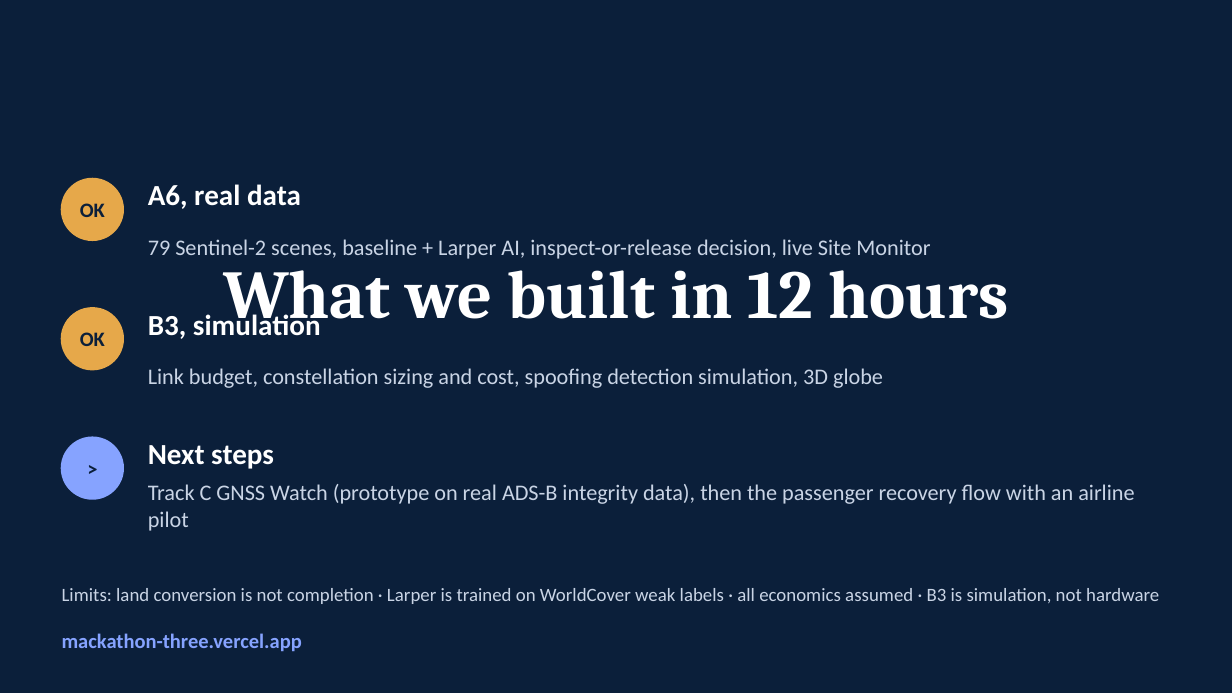
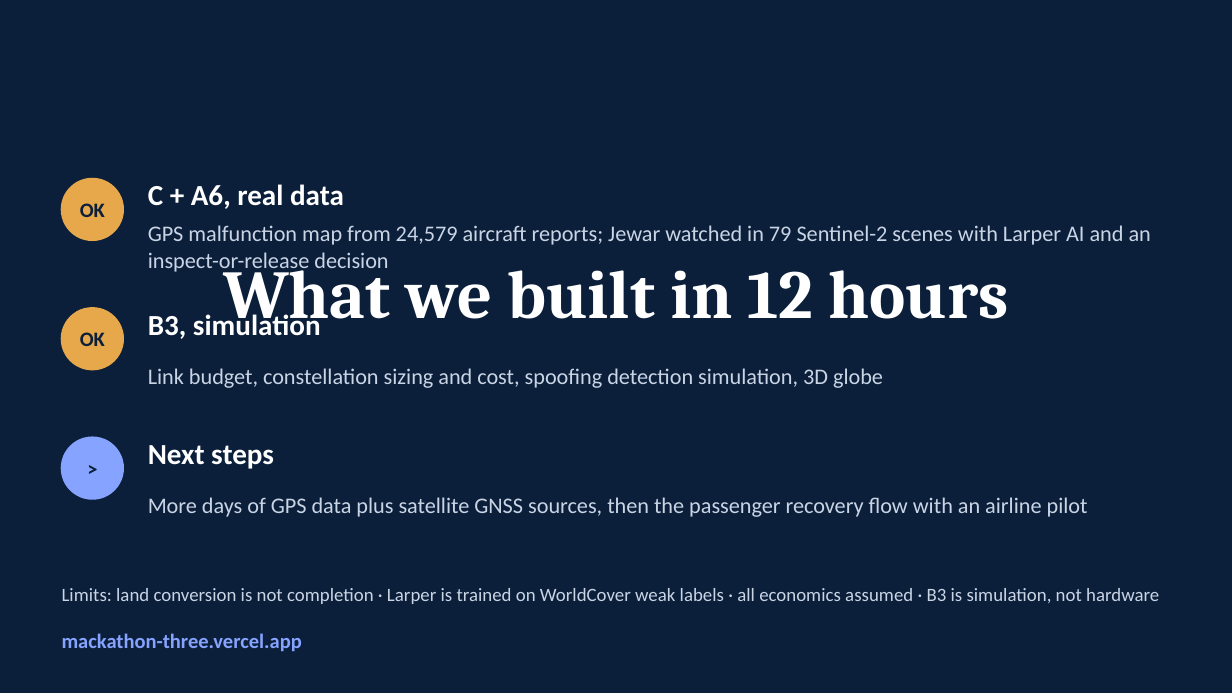
Before and after one commit to rehancodes-web/Mack.1, a slide deck: slide 8 of pitch/NavContinuity_MachAThon.pptx. Drawn at 1232x693 pixels with LibreOffice and Linux fonts; fonts in the diff are those of the drawing. Boxes give left, top, right and bottom in pixels: in the first picture for what was removed or moved away, otherwise in the second. Text is boxed around its words. In the diff, an @@ line names an element or a change of style, - is before the commit and + after.

```diff
--- a/pitch/NavContinuity_MachAThon.pptx
+++ b/pitch/NavContinuity_MachAThon.pptx
@@ text at [148,184,344,209]: text changed @@
-A6, real data
+C + A6, real data
@@ text at [148,225,1151,274]: text changed @@
-79 Sentinel-2 scenes, baseline + Larper AI, inspect-or-release decision, live Site Monitor
+GPS malfunction map from 24,579 aircraft reports; Jewar watched in 79 Sentinel-2 scenes with Larper AI and an inspect-or-release decision
@@ text at [148,497,1088,517]: text changed @@
-Track C GNSS Watch (prototype on real ADS-B integrity data), then the passenger recovery flow with an airline pilot
+More days of GPS data plus satellite GNSS sources, then the passenger recovery flow with an airline pilot
```
Also in this commit, not shown: 2 other slides changed, 5 other files.
